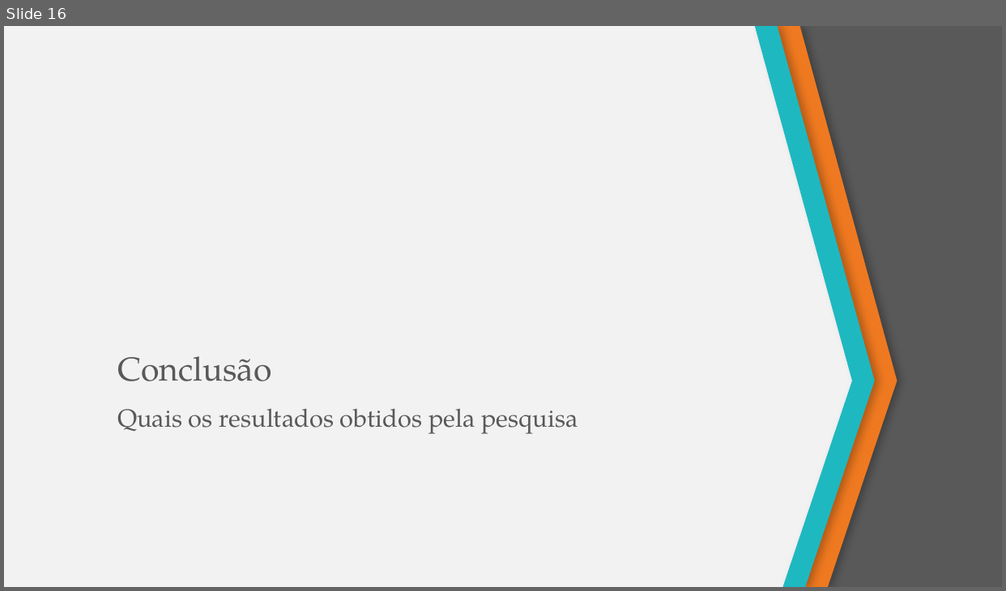
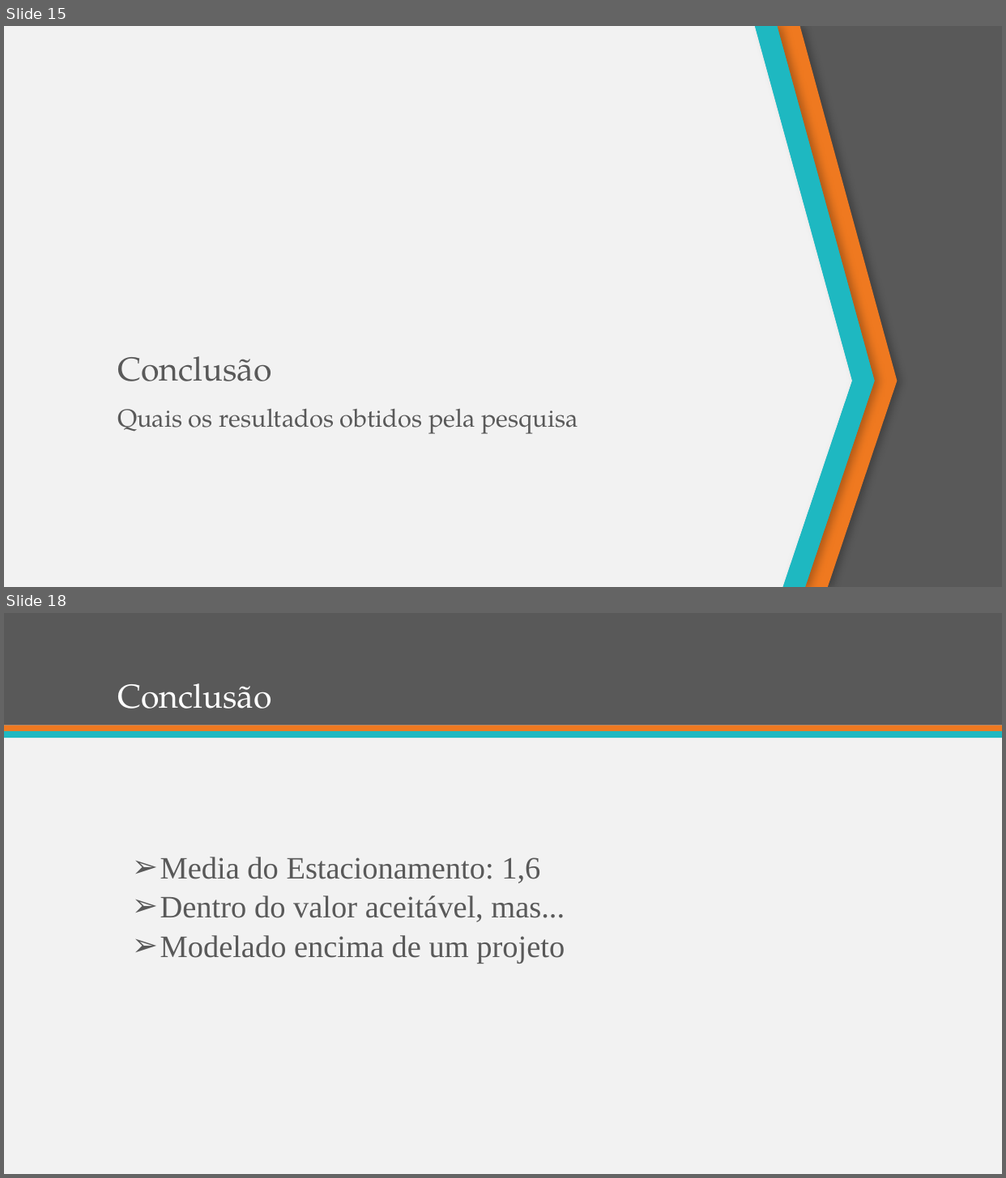
Before and after one commit to melize/Simulacao-Estacionamento-UNIVALI, a slide deck: Analise de Aplicacao para controle da superlotacao de.pptx. Shown one above the other, each under a label of ours: slide 16 before the commit, slides 15 and 18 after it; the slides between them are not shown. The pictures are 1006x591 and 1006x1178 pixels, drawn with LibreOffice and Linux fonts; fonts in the diff are those of the drawing. Boxes give left, top, right and bottom in pixels: in the first picture for what was removed or moved away, otherwise in the second. Text is boxed around its words. In the diff, an @@ line names an element or a change of style, - is before the commit and + after.

```diff
--- a/Analise de Aplicacao para controle da superlotacao de.pptx
+++ b/Analise de Aplicacao para controle da superlotacao de.pptx
@@ slide 18 added at (x1=4, y1=613, x2=1002, y2=1174), background #F2F2F2 @@
@@ rectangle added at (x1=4, y1=613, x2=1002, y2=726), fill #595959 @@
@@ title added at (x1=117, y1=683, x2=272, y2=709), 32 pt, text #FFFFFF @@
+Conclusão
@@ rectangle added at (x1=4, y1=726, x2=1002, y2=732), fill #EF7920 @@
@@ rectangle added at (x1=4, y1=731, x2=1002, y2=738), fill #1EB8C1 @@
@@ text added at (x1=160, y1=857, x2=565, y2=964), 30 pt, text #595959 @@
+➢ Media do Estacionamento: 1,6
+➢ Dentro do valor aceitável, mas...
+➢ Modelado encima de um projeto
@@ what was slide 16 is now slide 15 @@
```
Also in this commit, not shown: 3 other slides added, 8 slides removed, 1 other file.
